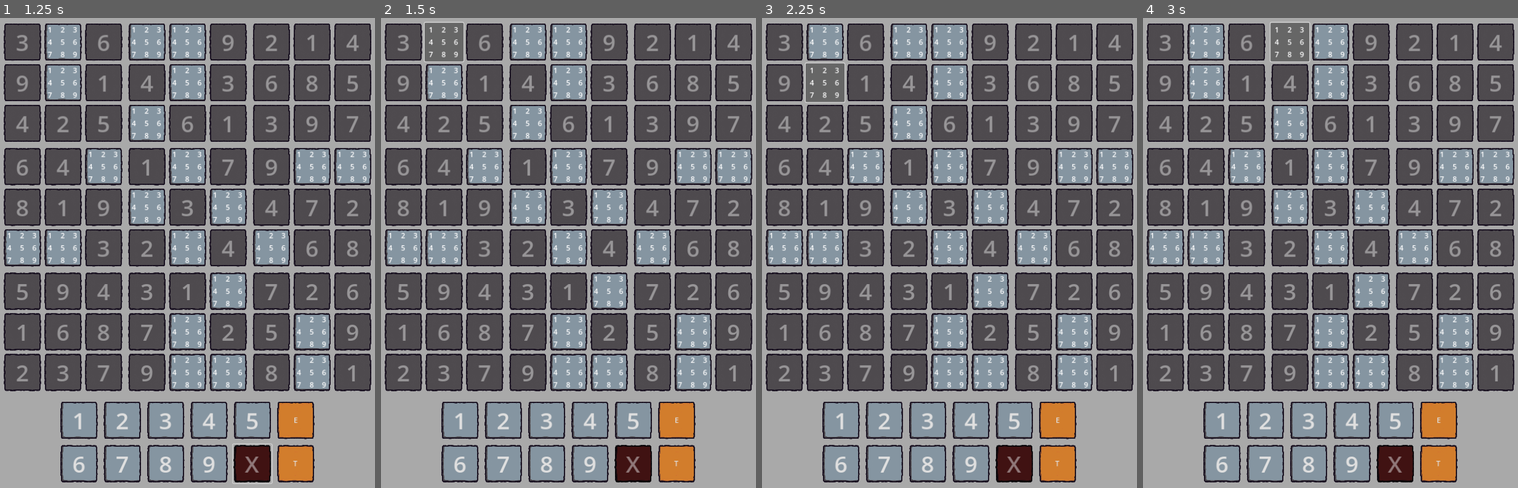
Above: before the commit, frames 1-4 (left to right).
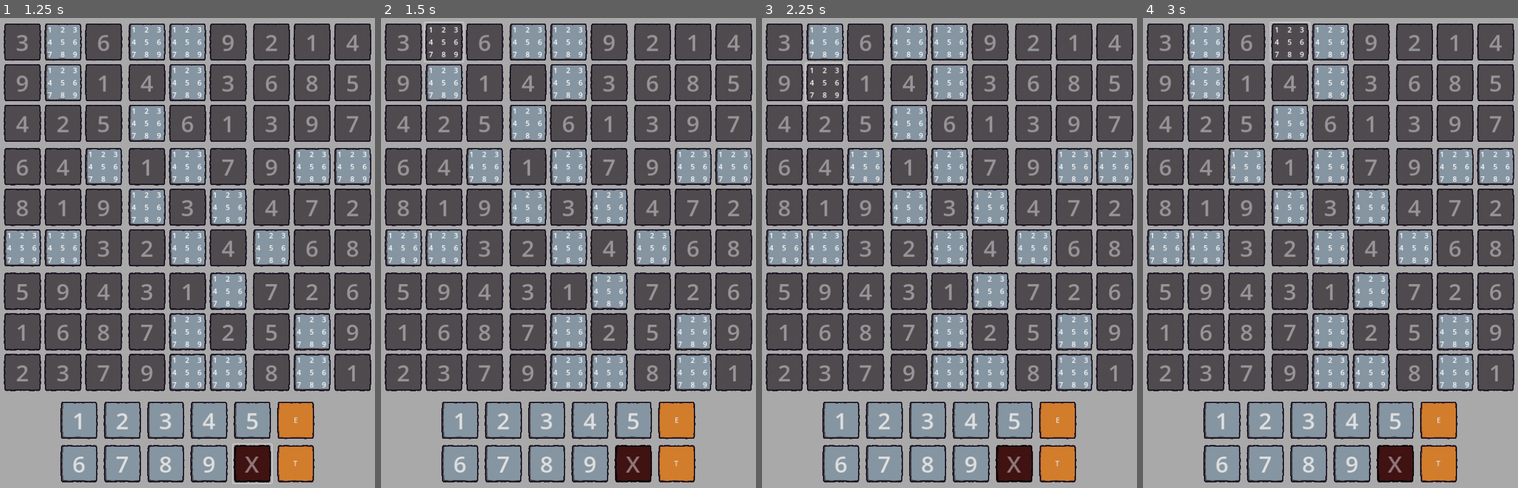
Above: after the commit, the same moments.

Repository: gitMickehh/soduku-recreation
Game: Godot game, scene res://soduku_scene.tscn
Same seed, same stepped clock (60 frames per second), same inputs: the game is played once before the commit and once after it.
Inputs (mouse positions are in pixels of both pictures, inside the frame that each line leads up to):
- Up to frame 1 (1.25 s): click "X" at 0.5 s
- Up to frame 2 (1.5 s): click (444, 41) at 1.27 s
- Up to frame 3 (2.25 s): click (825, 83) at 2.02 s
- Up to frame 4 (3 s): click (1289, 41) at 2.75 s

Frame 1 is identical in both runs. In frame 2, 0.8% of the frame differs, in the area x 11-23%, y 1-10%; in frame 3, 0.8%; in frame 4, 0.8%, in the area x 33-45%, y 1-10%.

Commit message:
looks fixed a little?

Diff:
--- a/prefabs/button.tscn
+++ b/prefabs/button.tscn
@@ -14,6 +14,8 @@
 size_flags_vertical = 0
 theme_override_font_sizes/font_size = 50
 theme_override_styles/disabled = ExtResource("1_28fcb")
+theme_override_styles/hover = ExtResource("1_28fcb")
+theme_override_styles/pressed = ExtResource("1_28fcb")
 theme_override_styles/normal = ExtResource("3_12a4u")
 script = ExtResource("1_2bxnj")
 default_color_stylebox = ExtResource("3_12a4u")
--- a/scripts/button_logic.gd
+++ b/scripts/button_logic.gd
@@ -72,6 +72,7 @@
 	remove_theme_stylebox_override("normal")
 	add_theme_stylebox_override("normal", normal)
 	add_theme_stylebox_override("disabled", disabled_box)
+	add_theme_stylebox_override("pressed", disabled_box)
 	add_theme_stylebox_override("hover", disabled_box)
 
 #func update_button_color(color: Color) -> void:
Not shown: 18 places in soduku_scene.tscn that only renumber resources
